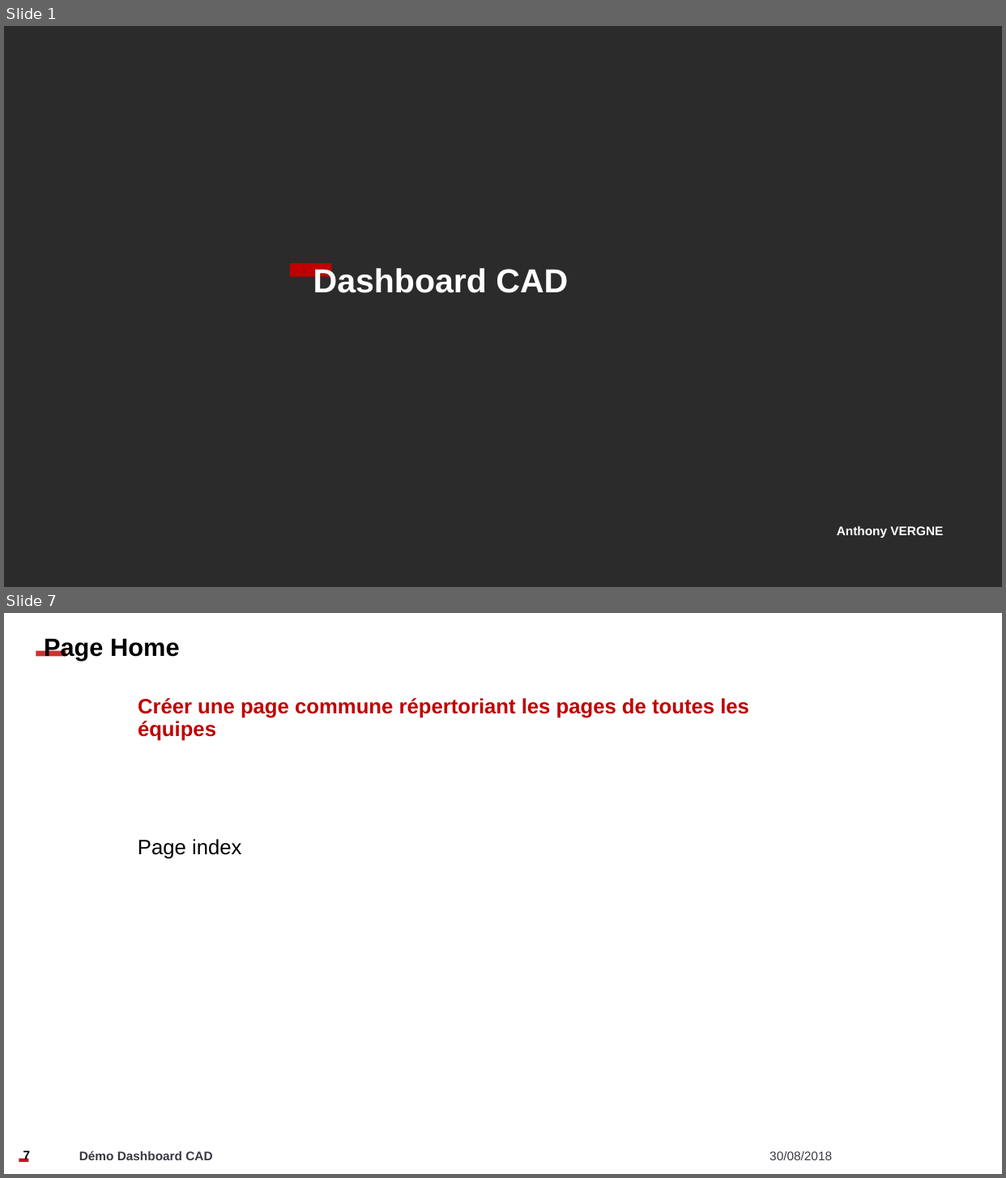
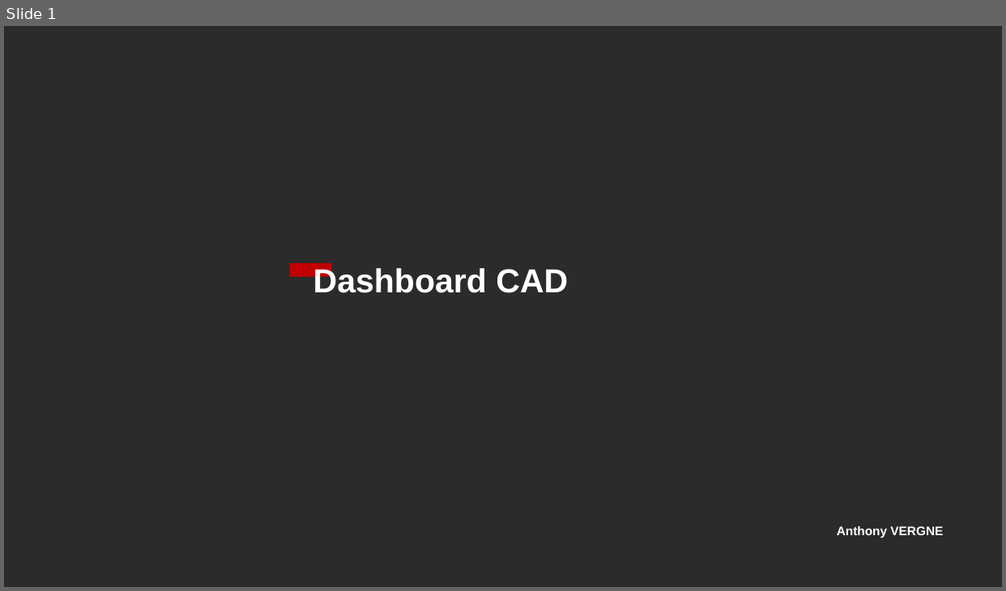
Before and after one commit to Zadrott/rapportStage, a slide deck: Présentation.pptx. Shown one above the other, each under a label of ours: slides 1 and 7 before the commit, slide 1 after it; the slides between them are not shown. The pictures are 1006x1178 and 1006x591 pixels, drawn with LibreOffice and Linux fonts; fonts in the diff are those of the drawing; background and template pictures are left out; a plain dark background stands for a picture behind light text. Boxes give left, top, right and bottom in pixels: in the first picture for what was removed or moved away, otherwise in the second. Text is boxed around its words. In the diff, an @@ line names an element or a change of style, - is before the commit and + after.

```diff
--- a/Présentation.pptx
+++ b/Présentation.pptx
@@ slide 7 removed at bbox=[4, 613, 1002, 1174], background picture (left out) @@
@@ rectangle removed at bbox=[36, 651, 66, 657] @@
@@ text removed at bbox=[44, 638, 180, 661] @@
-Page Home
@@ title removed at bbox=[138, 698, 749, 741] @@
-Créer une page commune répertoriant les pages de toutes les équipes
@@ text removed at bbox=[138, 839, 241, 859] @@
-Page index
@@ rectangle removed at bbox=[19, 1159, 28, 1162] @@
@@ page number removed at bbox=[23, 1151, 31, 1162] @@
-7
@@ text removed at bbox=[79, 1151, 212, 1161] @@
-Démo Dashboard CAD
@@ text removed at bbox=[769, 1152, 832, 1161] @@
-30/08/2018
```
Also in this commit, not shown: 6 slides changed, 1 slide added, 7 other slides removed, 4 other files.
